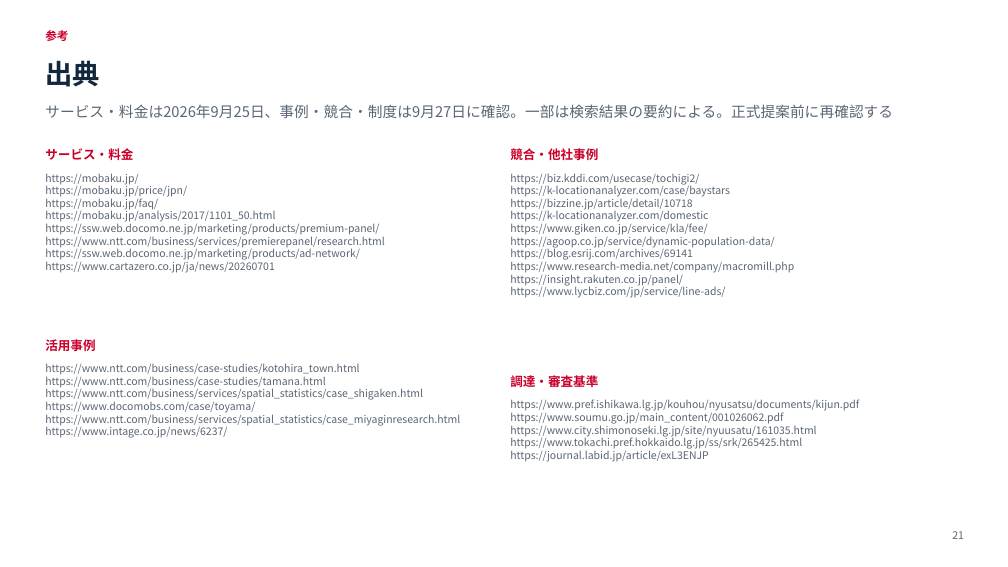
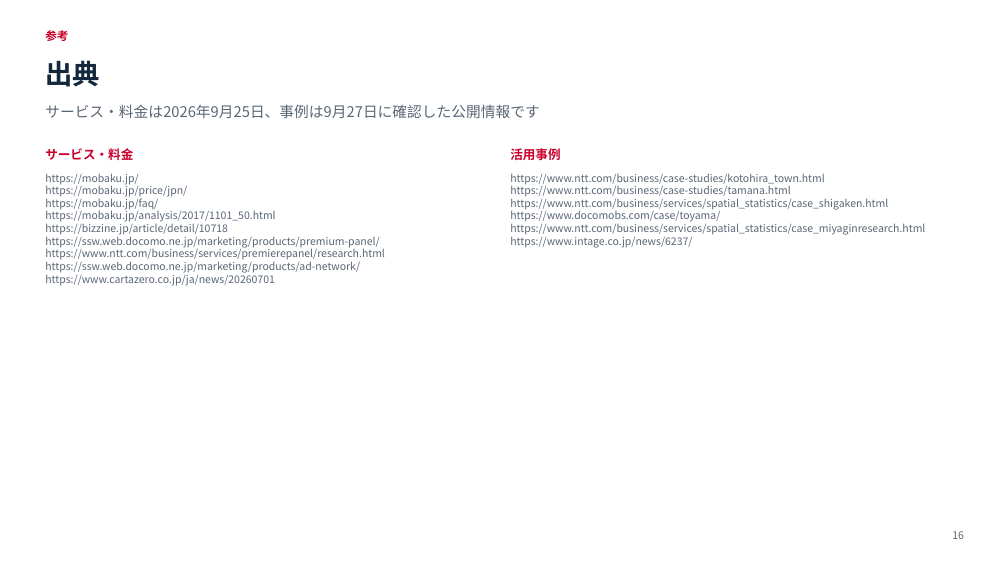
Before and after one commit to ftrugby04-beep/tatsupot, a slide deck: slide 16 of docs/sales/ドコモ3商材_提案資料_統合版.pptx (slide 21 before the commit). Drawn at 1008x567 pixels with LibreOffice and Linux fonts; fonts in the diff are those of the drawing. Boxes give left, top, right and bottom in pixels: in the first picture for what was removed or moved away, otherwise in the second. Text is boxed around its words. In the diff, an @@ line names an element or a change of style, - is before the commit and + after.

```diff
--- a/docs/sales/ドコモ3商材_提案資料_統合版.pptx
+++ b/docs/sales/ドコモ3商材_提案資料_統合版.pptx
@@ text at [45,104,539,118]: text changed @@
-サービス・料金は2026年9月25日、事例・競合・制度は9月27日に確認。一部は検索結果の要約による。正式提案前に再確認する
+サービス・料金は2026年9月25日、事例は9月27日に確認した公開情報です
@@ text "活用事例": place and size @@
-text "活用事例" at [45,339,95,351]
+text "活用事例" at [510,148,560,160]
@@ text removed at [510,148,598,160] @@
-競合・他社事例
@@ text "https://www.ntt.com/business/case-studies/kotohira_town.html": place and size @@
-text "https://www.ntt.com/business/case-studies/kotohira_town.html" at [45,363,460,438]
+text "https://www.ntt.com/business/case-studies/kotohira_town.html" at [510,173,925,248]
@@ text removed at [510,173,794,298] @@
-https://biz.kddi.com/usecase/tochigi2/
-https://k-locationanalyzer.com/case/baystars
-https://bizzine.jp/article/detail/10718
-https://k-locationanalyzer.com/domestic
-https://www.giken.co.jp/service/kla/fee/
-https://agoop.co.jp/service/dynamic-population-data/
-https://blog.esrij.com/archives/69141
-https://www.research-media.net/company/macromill.php
-https://insight.rakuten.co.jp/panel/
-https://www.lycbiz.com/jp/service/line-ads/
@@ text at [45,221,228,235]: paragraph added @@
+https://bizzine.jp/article/detail/10718
@@ text removed at [510,375,598,387] @@
-調達・審査基準
@@ text removed at [510,399,859,462] @@
-https://www.pref.ishikawa.lg.jp/kouhou/nyusatsu/documents/kijun.pdf
-https://www.soumu.go.jp/main_content/001026062.pdf
-https://www.city.shimonoseki.lg.jp/site/nyuusatu/161035.html
-https://www.tokachi.pref.hokkaido.lg.jp/ss/srk/265425.html
-https://journal.labid.jp/article/exL3ENJP
@@ text at [952,531,964,539]: text changed @@
-21
+16
```
Also in this commit, not shown: 6 other slides changed, 1 other file.
